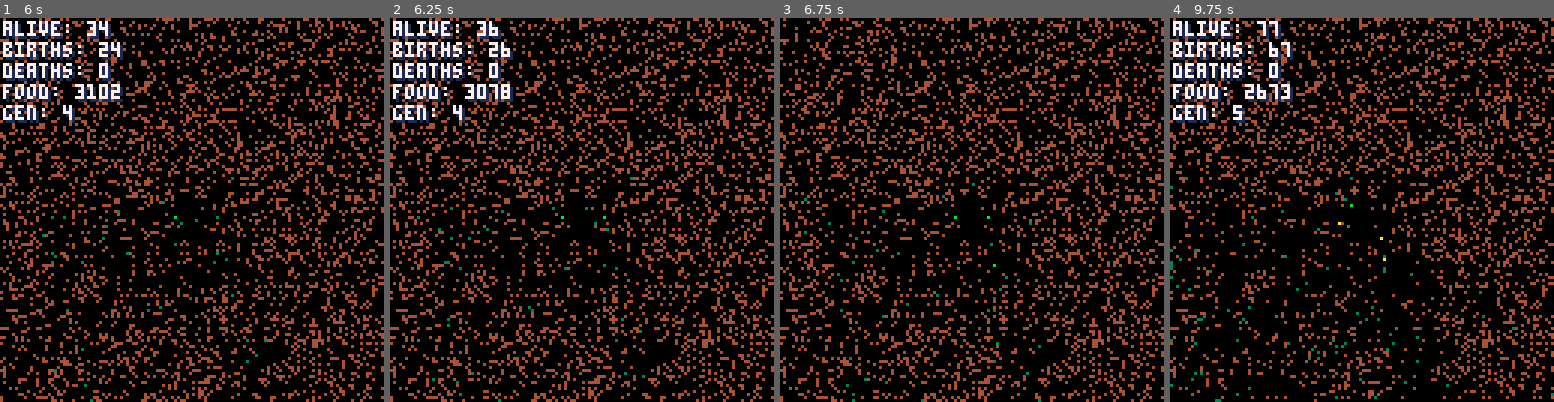
Above: before the commit, frames 1-4 (left to right).
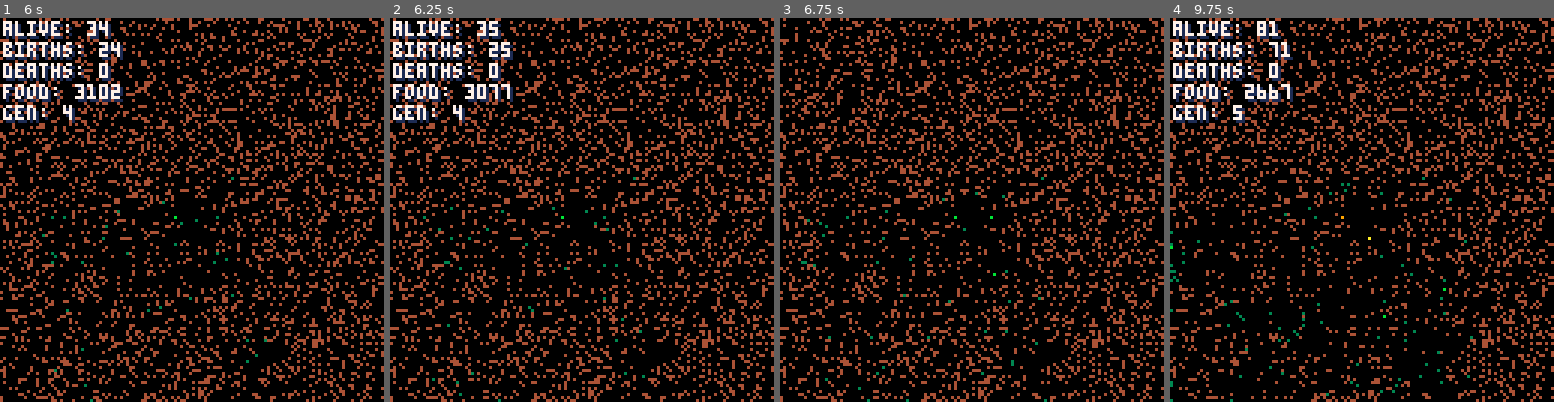
Above: after the commit, the same moments.

Repository: lewsid/petri
Game: PICO-8 cartridge petri.p8
Same seed, same stepped clock (60 frames per second), same inputs: the game is played once before the commit and once after it.
Inputs:
- Up to frame 1 (6 s): tap X (X key) at 0.33, 1.07, 1.85, 2.97, 4.08, 5.2 s
- Up to frame 2 (6.25 s): no input
- Up to frame 3 (6.75 s): tap X (X key) at 6.32 s
- Up to frame 4 (9.75 s): tap X (X key) at 7.43, 8.55, 9.67 s

Frame 1 is identical in both runs. In frame 2, 0.2% of the frame differs, in the area x 7-65%, y 0-79%; in frame 3, 0.8%; in frame 4, 4.6%, in the area x 0-100%, y 0-100%.

Commit message:
mutation logic, eternal life debugging

Diff:
--- a/petri.p8
+++ b/petri.p8
@@ -4,7 +4,7 @@
 -- petri
 -- by lewsidboi/smolboigames, 2020
 
-version="a.0.8"
+version="a.0.9.2"
 
 --game parameters
 cells={}
@@ -13,15 +13,18 @@
 upkeep={frames=0,seconds=0}
 
 config={
-	food_sparsity=5,	--higher=less
-	food_rate=1,		--higher=slower
-	spawn_count=10,		--initial number of cells
-	border=1,			--trap them in if you want
-	mutation_rate=2, 	--higher=more mutations per birth
-	start_move_count=20,--base number of moves per cell
-	max_moves=60,		--max number of moves stored in DNA
-	food_col=4,			--color of food
-	show_ui=true		--show stats
+	food_sparsity=5,	  --higher=less
+	food_rate=1,		  --higher=slower
+	spawn_count=10,	  	  --initial number of cells
+	border=1,			  --trap them in if you want
+	mutation_rate=2, 	  --higher=more mutations per birth
+	start_move_count=20,  --base number of moves per cell
+	max_moves=60,		  --max number of moves stored in DNA
+	max_health=20,		  --max health (limits infinite food consumption)
+	food_col=4,			  --color of food
+	reproduction_req=15,  --health required to reproduce
+	reproduction_cost=5,  --health lost from reproduction
+	show_ui=true		  --show stats
 }
 
 stats={
@@ -112,7 +115,7 @@
 		--inherit dna
 		cell["dna"]=copy(parent["dna"])
 
-		--add pattern mutation(s)
+		--add pattern mutations
 		for i=1,config.mutation_rate do
 			if(#cell["dna"]["pattern"]+1<config.max_moves) then
 				cell["dna"]["pattern"][#cell["dna"]["pattern"]+1]=flr(rnd(4))+1
@@ -122,6 +125,34 @@
 				local slot = rnd(#cell["dna"]["pattern"])+1;
 				cell["dna"]["pattern"][slot]=flr(rnd(4))+1
 			end
+		end
+
+		--add attribute mutations
+		if(flr(rnd(10-config.mutation_rate))==0) then
+			local roll=flr(rnd(3))
+			local spin=rnd(2)
+			local mod=nill
+
+			if(spin==0) then
+				mod=1
+			else
+				mod=-1
+			end
+
+			if(roll==0) then
+				if(cell["dna"]["agility"]>0 and cell["dna"]["agility"]<10) then
+					cell["dna"]["agility"]+=mod
+				end
+			elseif(roll==1) then
+				if(cell["dna"]["speed"]>0 and cell["dna"]["speed"]<10) then
+					cell["dna"]["speed"]+=mod
+				end
+			elseif(roll==2) then
+				if(cell["dna"]["heartiness"]>0 and cell["dna"]["heartiness"]<10) then
+					cell["dna"]["heartiness"]+=mod
+				end
+			end
+
 		end
 	else
 		--set random attributes
@@ -147,7 +178,7 @@
 		end
 	end
 	output=output..")]"
-	printh(output)
+	printh(output,"pertri_log.md",false,true)
 
 	--update generation counter
 	local dif=#cell["dna"]["pattern"]-config.start_move_count
@@ -204,8 +235,8 @@
 	end
 
 	--reproduce
-	if(cell.health>15) then
-		cell.health-=5
+	if(cell.health>config.reproduction_req) then
+		cell.health-=config.reproduction_cost
 		new_cell=init_cell(cell)
 		stats.births+=1
 	end
@@ -271,19 +302,18 @@
 		if(cell.x<0) cell.x=127
 	end
 
-	--consume food
-	if(food[cell.x][cell.y]==1) then
+	--consume food, if there is room in its belly
+	if(food[cell.x][cell.y]==1
+		and cell.health<config.max_health) then
 		consume_food(cell)
 	end
 
  	--higher heartiness=higher chance to not lose health on this cycle
-	local heartiness_coefficient=1*cell["dna"]["heartiness"]
-
- 	if(flr(rnd(heartiness_coefficient))==0) then
+ 	if(flr(rnd(cell["dna"]["heartiness"]))==0) then
  		--check health every second if the heartiness gate is passed
 		if(cell.last_check<flr(upkeep.seconds)) then
 			cell.health-=1
-			if(cell.health==0) then
+			if(cell.health<=0) then
 				cell.state="dead"
 			end
 
